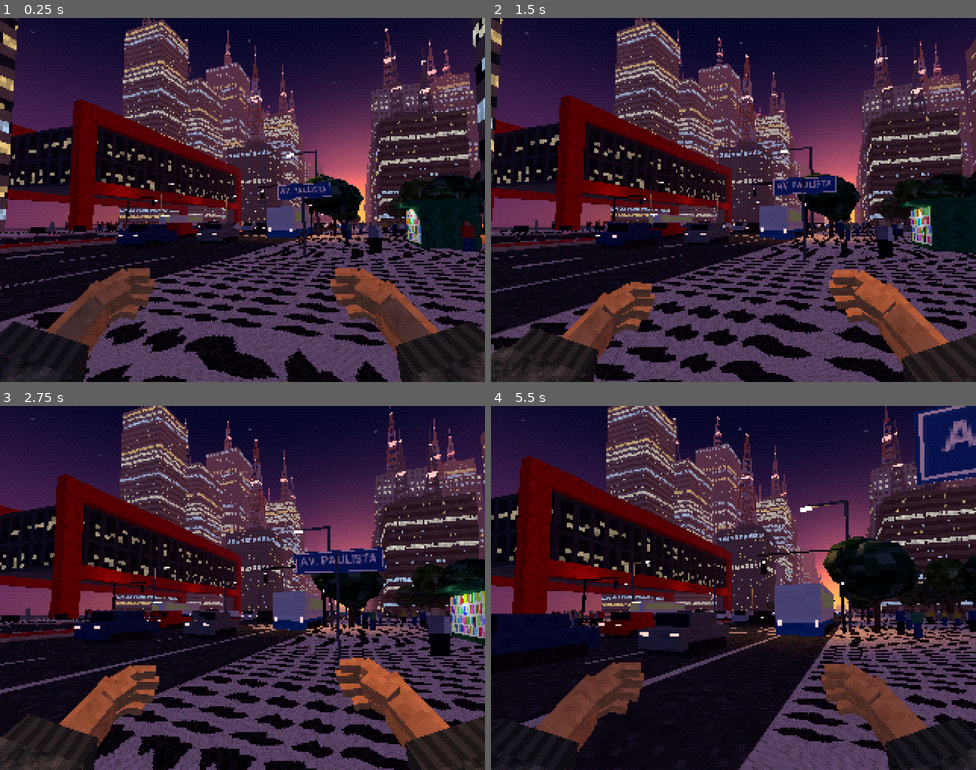
Above: before the commit, frames 1-4 (two rows, left to right).
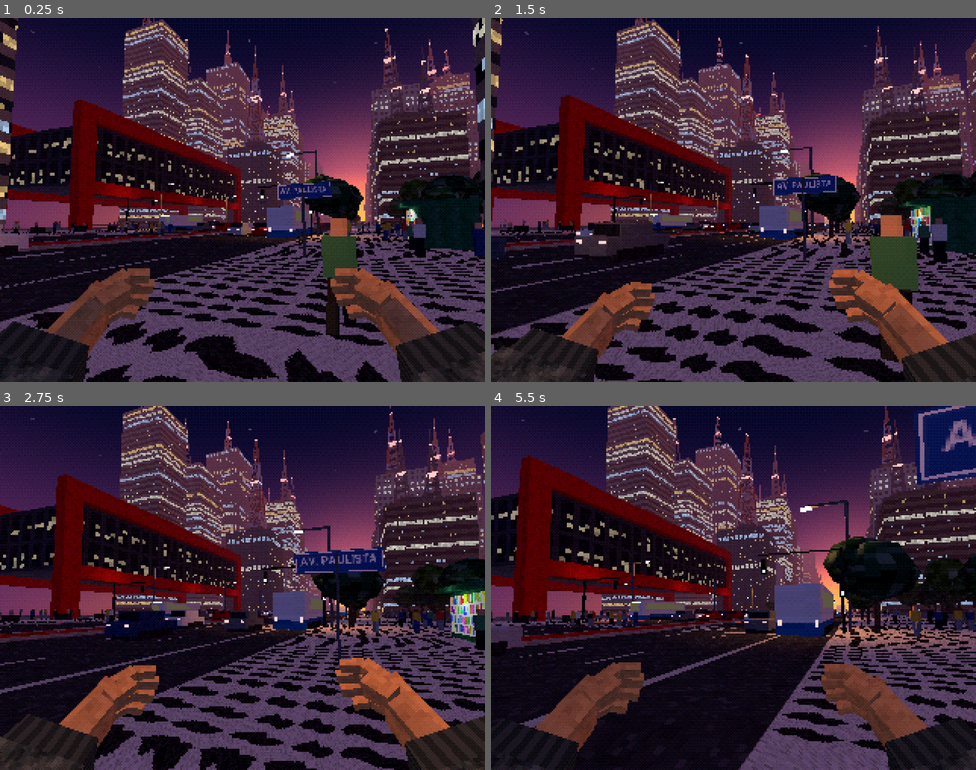
Above: after the commit, the same moments.

Repository: muricristino/walking-simulator-paulista
Game: Godot game, scene res://main.tscn
The game is run twice, just before and just after one commit, with the same random seed, the same clock (stepped at 60 frames per second) and the same inputs.
Inputs (mouse positions are in pixels of both pictures, inside the frame that each line leads up to):
- Up to frame 1 (0.25 s): no input
- Up to frame 2 (1.5 s): tap Enter at 0.5 s; move the mouse to (757, 200) at 0.52 s; hold W from 0.53 s (still down); tap E at 0.6 s; tap Space at 0.77 s; move the mouse to (709, 200) at 1.27 s; tap Shift at 1.35 s
- Up to frame 3 (2.75 s): keep holding W; tap Space at 1.52 s; move the mouse to (252, 580) at 2.02 s; tap E at 2.1 s
- Up to frame 4 (5.5 s): keep holding W; move the mouse to (728, 595) at 2.77 s; tap Shift at 2.85, 4.35 s; tap Space at 3.02, 3.77, 4.52 s; move the mouse to (767, 591) at 3.52 s; tap E at 3.6, 5.1 s; move the mouse to (694, 584) at 4.27 s; move the mouse to (738, 588) at 5.02 s

The runs differ from the first frame. In frame 1, 3.7% of the frame differs, in the area x 0-100%, y 47-88%; in frame 2, 4.4%, in the area x 0-95%, y 46-95%; in frame 3, 2.7%; in frame 4, 4.1%.

Commit message:
feat: add moving cars and walking pedestrians

Diff:
--- a/scripts/city.gd
+++ b/scripts/city.gd
@@ -18,6 +18,8 @@
 var walls: StaticBody3D
 var floors: StaticBody3D
 var player: CharacterBody3D
+var movers := []
+var walkers := []
 
 
 func _ready() -> void:
@@ -467,7 +469,7 @@
 				if rng.randf() < 0.75 and not (sx > 0 and tz > -36.0):
 					_tree(Vector3(sx * rng.randf_range(18.6, 19.2), 0.15, tz + rng.randf_range(-2, 2)), rng.randf_range(0.9, 1.25))
 			tz -= rng.randf_range(11, 16)
-	_signal(16.6, -44.0, 1.0, true)
+	_signal(16.6, -44.0, 1.0, false)
 	_signal(-16.6, -52.0, -1.0, true)
 	_signal(16.6, CROSS[0] + 10.0, 1.0, false)
 	_signal(-16.6, CROSS[0] - 10.0, -1.0, false)
@@ -503,23 +505,26 @@
 var car_colors := [Color(0.85, 0.85, 0.83), Color(0.6, 0.62, 0.64), Color(0.1, 0.1, 0.11), Color(0.6, 0.08, 0.07), Color(0.12, 0.18, 0.35), Color(0.35, 0.36, 0.38), Color(0.9, 0.9, 0.88)]
 
 
-func _car(x: float, z: float, toward: bool) -> void:
+func _car(x: float, z: float, toward: bool, g: Geo = null) -> void:
+	var gg := g if g else geo
 	var key := "car%d" % (rng.randi() % car_colors.size())
 	if not M.has(key):
 		M[key] = mat(Tex.flat(car_colors[int(key.substr(3))], 8, 0.03, 0.2, 40), Color.WHITE)
 		geo.add_mat(key, M[key])
+		gg.add_mat(key, M[key])
 	var f := 1.0 if toward else -1.0
-	geo.box(key, Vector3(x, 0.72, z), Vector3(1.8, 0.75, 4.3), Vector2(2, 1))
-	solid(Vector3(x, 0.85, z), Vector3(1.9, 1.7, 4.4))
-	geo.box(key, Vector3(x, 1.38, z - f * 0.2), Vector3(1.6, 0.56, 2.2), Vector2(2, 1))
-	geo.box("dark", Vector3(x, 1.38, z - f * 0.2 + f * 1.11), Vector3(1.5, 0.48, 0.02), Vector2(1, 1))
-	geo.box("dark", Vector3(x, 1.38, z - f * 0.2 - f * 1.11), Vector3(1.5, 0.48, 0.02), Vector2(1, 1))
-	geo.box("dark", Vector3(x, 0.32, z), Vector3(1.86, 0.5, 3.2), Vector2(1, 1))
+	gg.box(key, Vector3(x, 0.72, z), Vector3(1.8, 0.75, 4.3), Vector2(2, 1))
+	if not g:
+		solid(Vector3(x, 0.85, z), Vector3(1.9, 1.7, 4.4))
+	gg.box(key, Vector3(x, 1.38, z - f * 0.2), Vector3(1.6, 0.56, 2.2), Vector2(2, 1))
+	gg.box("dark", Vector3(x, 1.38, z - f * 0.2 + f * 1.11), Vector3(1.5, 0.48, 0.02), Vector2(1, 1))
+	gg.box("dark", Vector3(x, 1.38, z - f * 0.2 - f * 1.11), Vector3(1.5, 0.48, 0.02), Vector2(1, 1))
+	gg.box("dark", Vector3(x, 0.32, z), Vector3(1.86, 0.5, 3.2), Vector2(1, 1))
 	var front := z + f * 2.16
 	var back := z - f * 2.16
 	for side in [-0.65, 0.65]:
-		geo.box("head", Vector3(x + side, 0.85, front), Vector3(0.35, 0.16, 0.04), Vector2(1, 1))
-		geo.box("tail", Vector3(x + side, 0.9, back), Vector3(0.35, 0.14, 0.04), Vector2(1, 1))
+		gg.box("head", Vector3(x + side, 0.85, front), Vector3(0.35, 0.16, 0.04), Vector2(1, 1))
+		gg.box("tail", Vector3(x + side, 0.9, back), Vector3(0.35, 0.14, 0.04), Vector2(1, 1))
 
 
 func _bus(x: float, z: float, toward: bool) -> void:
@@ -543,14 +548,113 @@
 		geo.box("tail", Vector3(x + side * 1.05, 1.0, back), Vector3(0.22, 0.4, 0.04), Vector2(1, 1))
 
 
+func _moving_car(x: float, z: float, v: float) -> void:
+	var g := Geo.new()
+	for k in geo.mats:
+		g.add_mat(k, geo.mats[k])
+	_car(0.0, 0.0, false, g)
+	var body := AnimatableBody3D.new()
+	body.collision_layer = 1
+	body.collision_mask = 0
+	body.sync_to_physics = false
+	var cs := CollisionShape3D.new()
+	var b := BoxShape3D.new()
+	b.size = Vector3(1.9, 1.7, 4.4)
+	cs.shape = b
+	cs.position = Vector3(0, 0.85, 0)
+	body.add_child(cs)
+	g.build(body)
+	body.position = Vector3(x, 0, z)
+	world.add_child(body)
+	movers.append({"node": body, "v": v, "z0": -420.0, "z1": 50.0})
+
+
+func _walker(x: float, z: float, dir: float) -> void:
+	var sk := _cmat("skin", skin, rng.randi() % skin.size())
+	var sh := _cmat("shirt", shirts, rng.randi() % shirts.size())
+	var lg := _cmat("shirt", shirts, [1, 3, 6][rng.randi() % 3])
+	var hs := rng.randf_range(0.92, 1.08)
+	var body := AnimatableBody3D.new()
+	body.collision_layer = 1
+	body.collision_mask = 0
+	body.sync_to_physics = false
+	var cs := CollisionShape3D.new()
+	var b := BoxShape3D.new()
+	b.size = Vector3(0.5, 1.7 * hs, 0.34)
+	cs.shape = b
+	cs.position = Vector3(0, 0.85 * hs, 0)
+	body.add_child(cs)
+	var top := Node3D.new()
+	body.add_child(top)
+	top.add_child(_part(M[sh], Vector3(0.48, 0.62 * hs, 0.28), Vector3(0, 1.12 * hs, 0)))
+	top.add_child(_part(M[sk], Vector3(0.22, 0.26, 0.22), Vector3(0, 1.57 * hs, 0)))
+	var legs := []
+	for side in [-0.1, 0.1]:
+		var hip := Node3D.new()
+		hip.position = Vector3(side, 0.84 * hs, 0)
+		hip.add_child(_part(M[lg], Vector3(0.17, 0.84 * hs, 0.22), Vector3(0, -0.42 * hs, 0)))
+		body.add_child(hip)
+		legs.append(hip)
+	body.position = Vector3(x, 0.15, z)
+	body.rotation.y = 0.0 if dir < 0.0 else PI
+	world.add_child(body)
+	walkers.append({"node": body, "top": top, "legs": legs, "dir": dir, "speed": rng.randf_range(1.1, 1.5), "phase": rng.randf() * TAU, "v": 0.0})
+
+
+func _part(m: Material, size: Vector3, pos: Vector3) -> MeshInstance3D:
+	var mi := MeshInstance3D.new()
+	var bm := BoxMesh.new()
+	bm.size = size
+	mi.mesh = bm
+	mi.material_override = m
+	mi.position = pos
+	mi.cast_shadow = GeometryInstance3D.SHADOW_CASTING_SETTING_OFF
+	return mi
+
+
+func _physics_process(dt: float) -> void:
+	for c in movers:
+		var n: Node3D = c.node
+		var z: float = n.position.z + c.v * dt
+		if z < c.z0:
+			z += c.z1 - c.z0
+		n.position.z = z
+	for w in walkers:
+		_walk(w, dt)
+
+
+func _walk(w: Dictionary, dt: float) -> void:
+	var n: Node3D = w.node
+	var want: float = w.speed
+	if player:
+		var d := player.global_position - n.position
+		if absf(d.x) < 0.75 and d.z * w.dir > 0.0 and d.z * w.dir < 1.5:
+			want = 0.0
+	w.v = lerpf(w.v, want, 1.0 - exp(-6.0 * dt))
+	var z: float = n.position.z + w.dir * w.v * dt
+	if z < -330.0:
+		w.dir = 1.0
+		n.rotation.y = PI
+	elif z > 45.0:
+		w.dir = -1.0
+		n.rotation.y = 0.0
+	n.position = Vector3(n.position.x, 0.0 if _in_cross(z, z) else 0.15, z)
+	w.phase += w.v * dt * PI / 0.65
+	var a: float = sin(w.phase) * 0.45 * clampf(w.v / 0.8, 0.0, 1.0)
+	w.legs[0].rotation.x = a
+	w.legs[1].rotation.x = -a
+	w.top.position.y = absf(cos(w.phase)) * 0.03 * clampf(w.v, 0.0, 1.0)
+
+
 func _traffic() -> void:
 	var lanes := [3.75, 7.25, 10.75]
 	for lx in lanes:
 		var z := rng.randf_range(-22, -40)
-		while z > -520.0:
-			if not _in_cross(z - 3, z + 3):
-				_car(lx, z, false)
-			z -= rng.randf_range(9, 30)
+		var v := -rng.randf_range(8.0, 11.5)
+		z = 50.0
+		while z > -420.0:
+			_moving_car(lx, z, v)
+			z -= rng.randf_range(18, 42)
 		z = rng.randf_range(-62, -70)
 		while z > -520.0:
 			if not _in_cross(z - 3, z + 3):
@@ -591,13 +695,16 @@
 		var z := rng.randf_range(-6, -320)
 		if _in_cross(z - 1, z + 1):
 			continue
-		_person(Vector3(sx * rng.randf_range(20, 29), 0.15, z))
+		_person(Vector3(sx * rng.randf_range(23.2, 29), 0.15, z))
 	for i in 40:
 		_person(Vector3(rng.randf_range(-56, -31), 0.16, rng.randf_range(MASP_Z.x + 2, MASP_Z.y - 2)))
 	for i in 10:
 		_person(Vector3(rng.randf_range(-15, -5), 0.0, rng.randf_range(-46, -50)))
 	for i in 14:
-		_person(Vector3(rng.randf_range(18.5, 28.0), 0.15, rng.randf_range(-24, -60)))
+		_person(Vector3(rng.randf_range(23.2, 28.0), 0.15, rng.randf_range(-24, -60)))
+	for sx in [-1.0, 1.0]:
+		for i in 16:
+			_walker(sx * rng.randf_range(20.4, 22.2), rng.randf_range(-320, 40), -1.0 if rng.randf() < 0.5 else 1.0)
 
 
 func _camera() -> void:
